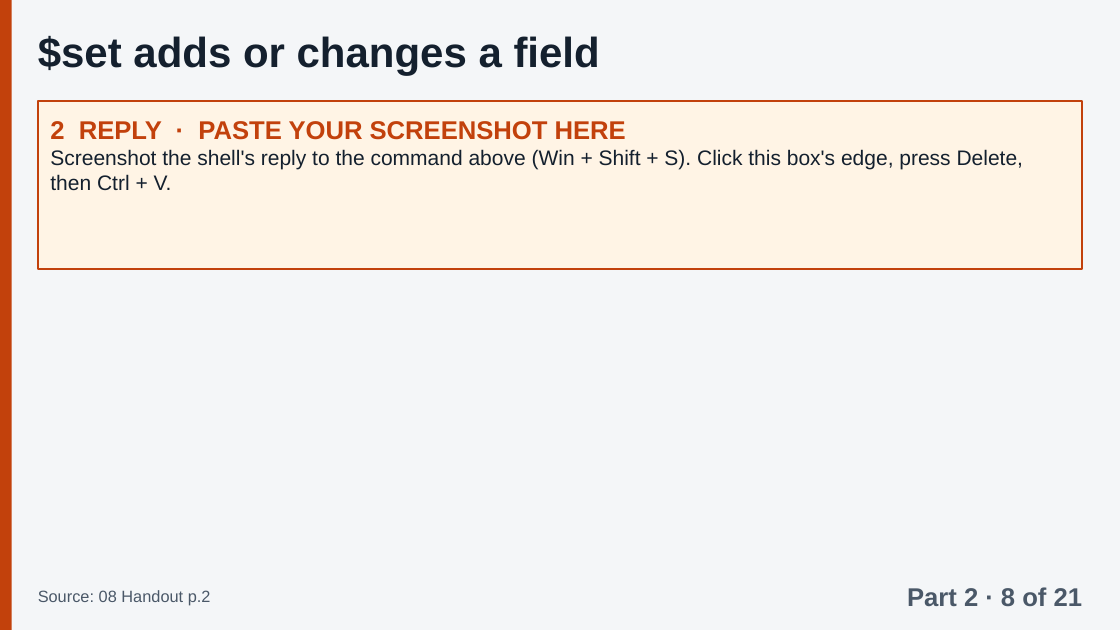
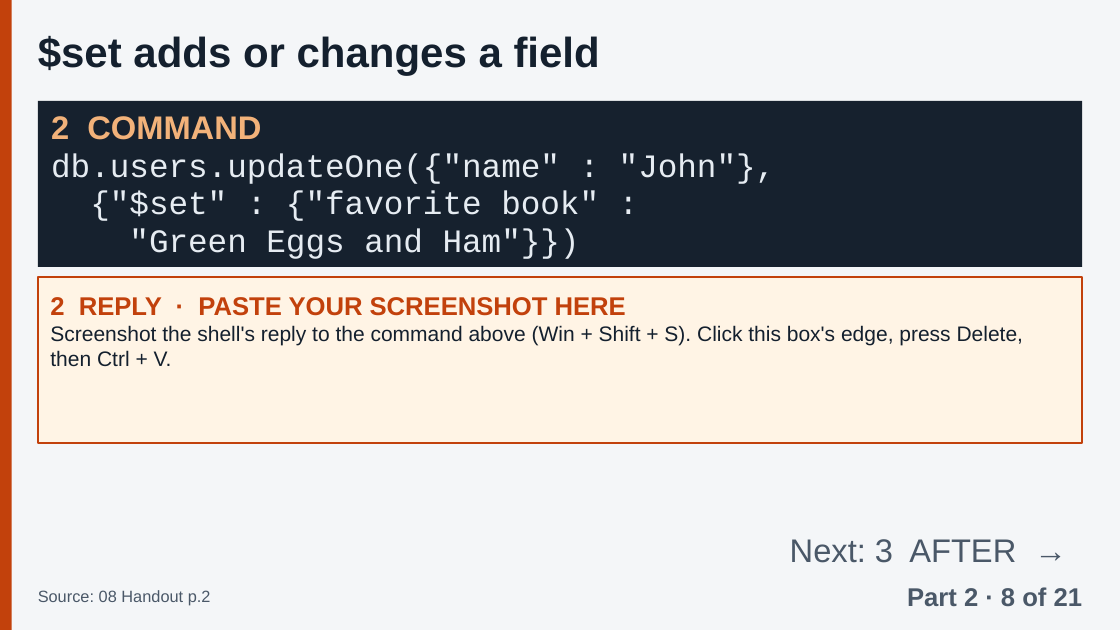
Before and after one commit to Tiredicey/ADBS, a slide deck: slide 27 of 02_GROUP_DECK/ADBS_GROUP_DECK.pptx. Drawn at 1120x630 pixels with LibreOffice and Linux fonts; fonts in the diff are those of the drawing. Boxes give left, top, right and bottom in pixels: in the first picture for what was removed or moved away, otherwise in the second. Text is boxed around its words. In the diff, an @@ line names an element or a change of style, - is before the commit and + after.

Commit message:
Exact 32 pt line pitch (no overflow in any app), balanced slide splits, 'Next' cue, tables fill the space

```diff
--- a/02_GROUP_DECK/ADBS_GROUP_DECK.pptx
+++ b/02_GROUP_DECK/ADBS_GROUP_DECK.pptx
@@ rectangle added at [38,101,1082,267], fill #16212E @@
@@ text added at [51,116,776,259], 28 pt, text #E6ECF2 @@
+2 COMMAND
+db.users.updateOne({"name" : "John"},
+{"$set" : {"favorite book" :
+"Green Eggs and Ham"}})
@@ rectangle "2 REPLY · PASTE YOUR ...": place and size @@
-rectangle "2 REPLY · PASTE YOUR ..." at [38,101,1082,269]
+rectangle "2 REPLY · PASTE YOUR ..." at [38,277,1082,444]
@@ text added at [790,539,1016,563], 28 pt, text #4A5868 @@
+Next: 3 AFTER →
```
Also in this commit, not shown: 51 other slides changed, 2 other files.
